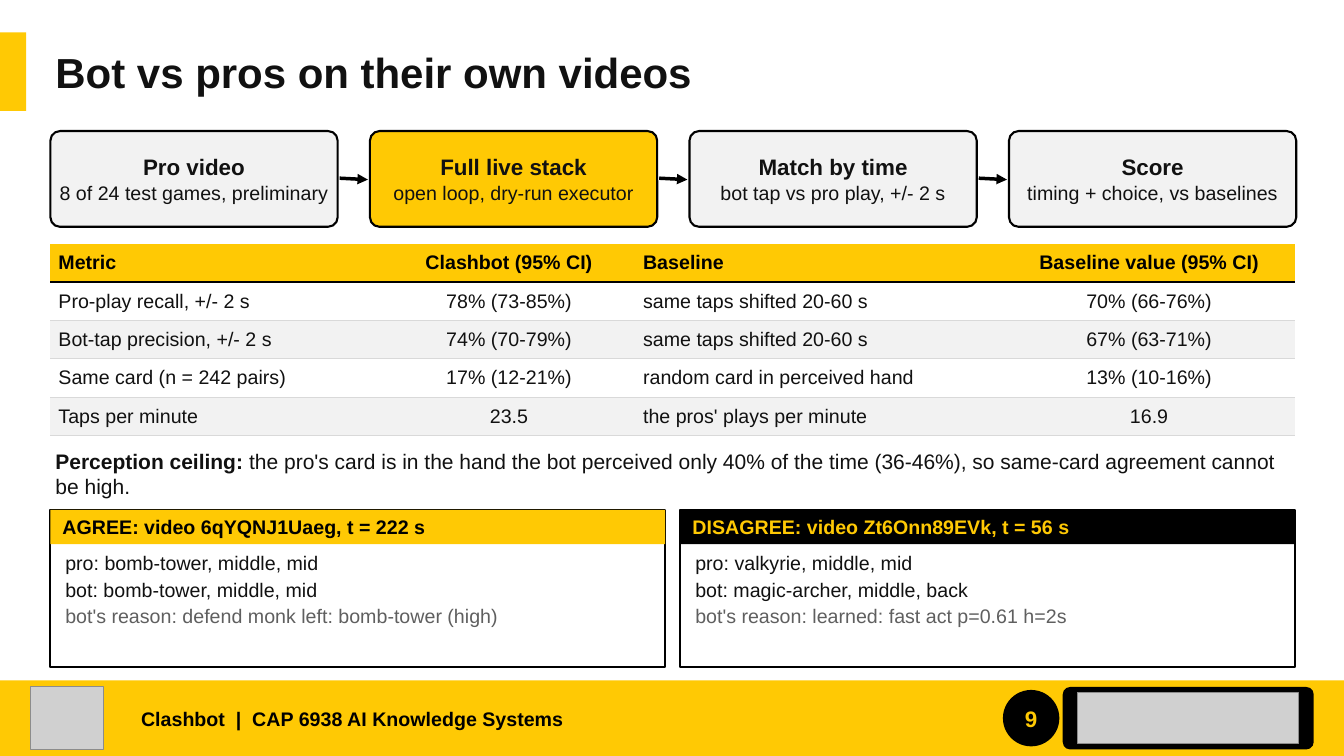
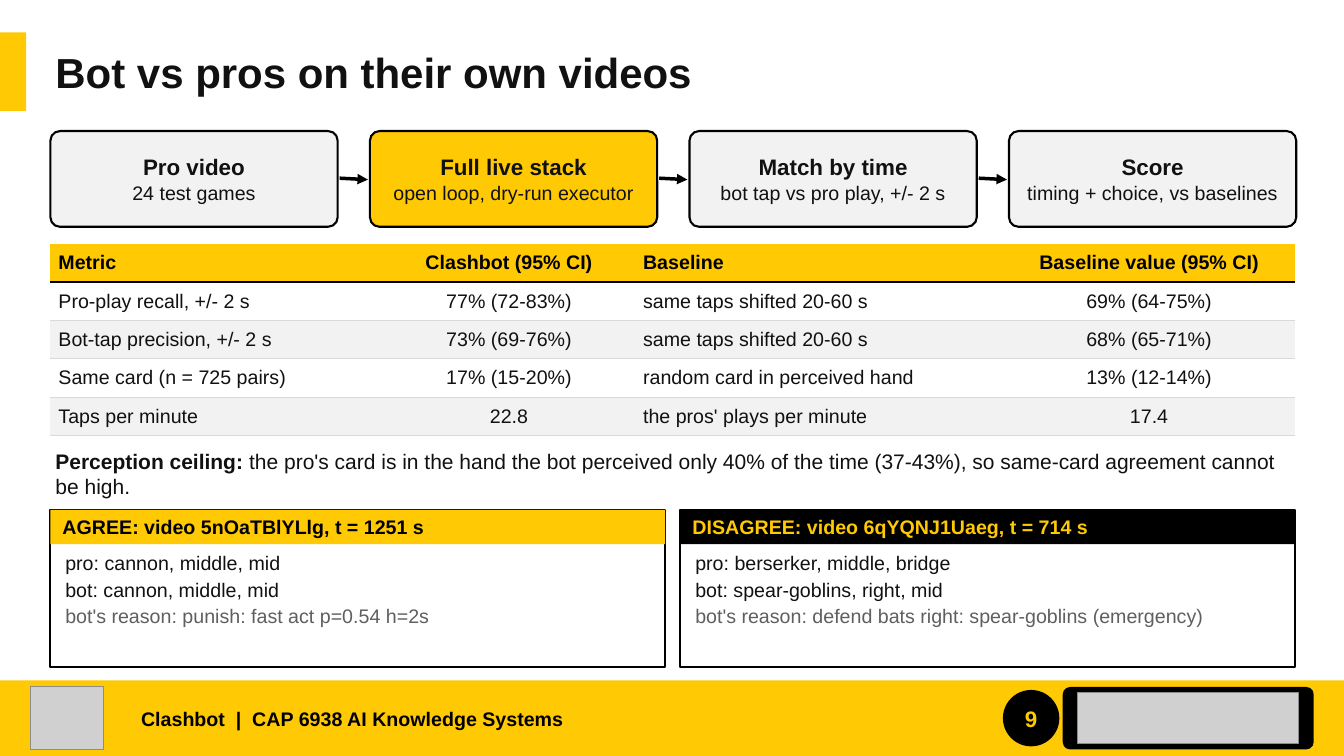
Before and after one commit to JylerTackson/clashBot, a slide deck: slide 9 of docs/report/slides/clashbot_showcase.pptx. Drawn at 1344x756 pixels with LibreOffice and Linux fonts; fonts in the diff are those of the drawing; grey boxes stand for pictures. Boxes give left, top, right and bottom in pixels: in the first picture for what was removed or moved away, otherwise in the second. Text is boxed around its words. In the diff, an @@ line names an element or a change of style, - is before the commit and + after.

```diff
--- a/docs/report/slides/clashbot_showcase.pptx
+++ b/docs/report/slides/clashbot_showcase.pptx
@@ text in rounded rectangle at <box>132,186,256,204</box>: text changed @@
-8 of 24 test games, preliminary
+24 test games
@@ table at <box>50,244,1296,436</box> @@
-row 2, column 2: 78% (73-85%)
+row 2, column 2: 77% (72-83%)
-row 2, column 4: 70% (66-76%)
+row 2, column 4: 69% (64-75%)
-row 3, column 2: 74% (70-79%)
+row 3, column 2: 73% (69-76%)
-row 3, column 4: 67% (63-71%)
+row 3, column 4: 68% (65-71%)
-row 4: Same card (n = 242 pairs) | 17% (12-21%) | random card in perceived hand | 13% (10-16%)
+row 4: Same card (n = 725 pairs) | 17% (15-20%) | random card in perceived hand | 13% (12-14%)
-row 5, column 2: 23.5
+row 5, column 2: 22.8
-row 5, column 4: 16.9
+row 5, column 4: 17.4
@@ text at <box>55,453,1275,499</box>: text changed @@
-Perception ceiling: the pro's card is in the hand the bot perceived only 40% of the time (36-46%), so same-card agreement cannot be high.
+Perception ceiling: the pro's card is in the hand the bot perceived only 40% of the time (37-43%), so same-card agreement cannot be high.
@@ text at <box>62,519,424,538</box>: text changed @@
-AGREE: video 6qYQNJ1Uaeg, t = 222 s
+AGREE: video 5nOaTBlYLlg, t = 1251 s
@@ text at <box>692,519,1088,538</box>: text changed @@
-DISAGREE: video Zt6Onn89EVk, t = 56 s
+DISAGREE: video 6qYQNJ1Uaeg, t = 714 s
@@ text at <box>65,555,429,627</box>: text changed @@
-pro: bomb-tower, middle, mid
-bot: bomb-tower, middle, mid
-bot's reason: defend monk left: bomb-tower (high)
+pro: cannon, middle, mid
+bot: cannon, middle, mid
+bot's reason: punish: fast act p=0.54 h=2s
@@ text at <box>695,555,1203,627</box>: text changed @@
-pro: valkyrie, middle, mid
-bot: magic-archer, middle, back
-bot's reason: learned: fast act p=0.61 h=2s
+pro: berserker, middle, bridge
+bot: spear-goblins, right, mid
+bot's reason: defend bats right: spear-goblins (emergency)
```
Also in this commit, not shown: 4 other slides changed, 1 slide added, 1 slide removed, 4 other files.
